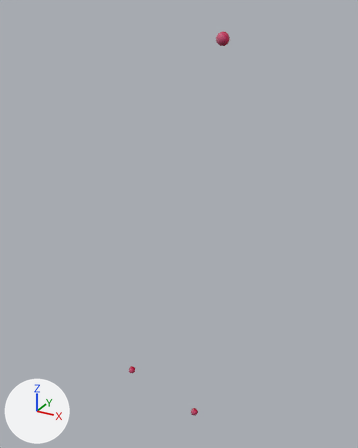
What one commit did to the glTF model assets/magic_cow/qiu/scene.glb.
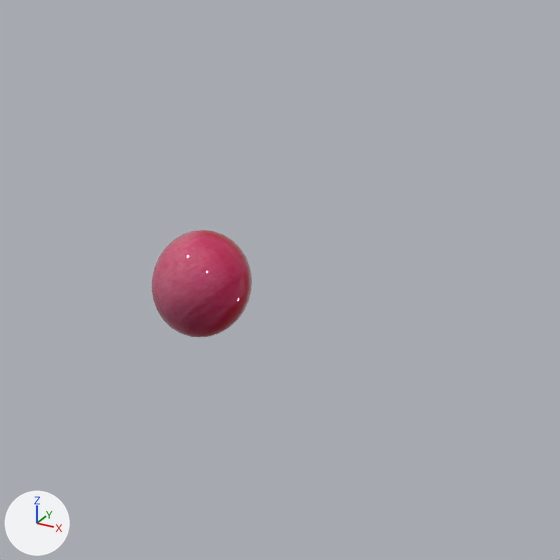
The first picture shows the older version from a 50 mm camera at (1.72, -3.55, 0.59) aimed at (0.01, -0.44, -0.97). The close-ups show both versions on the part from 55% to 76% of the width and 0% to 17% of the height of that picture; other places that the commit changed are outside them. Every picture has the same lights, and +X, +Y and +Z are marked at lower left. Where no turn or scale is listed for an object, it has been applied to the vertices.

Names of what the first close-up shows: '2'.
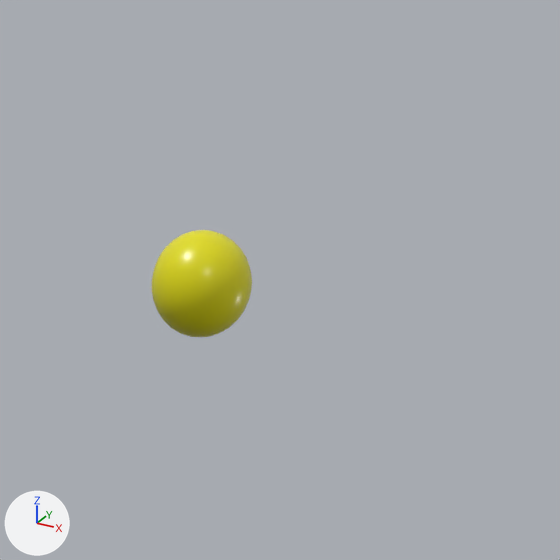
What changed in the scene script:
```text
Add mat_material_003:
    mat_material_003 = principled_material('Material.003')
    mat_material_003.base_color = (0.8, 0.756, 0.0)  # yellow #e7e100
    mat_material_003.roughness = 0.3
Change me_2:
    where me_2.from_pydata(...)  # 212 vertices, 420 faces; spans x -0.0336..0.0343, y -0.0341..0.0341, z -0.0345..0.0345
    remove me_2.materials.append(mat_lambert1)  # picture img_lambert1_basecolor_jpeg
    add me_2.materials.append(mat_material_003)  # yellow #e7e100
```

Where the change shows, as pixel boxes [x1, y1, x2, y2] in the close-ups (560 x 560 px):
'2', recoloured (red to yellow)
    both: [152, 230, 252, 337]
